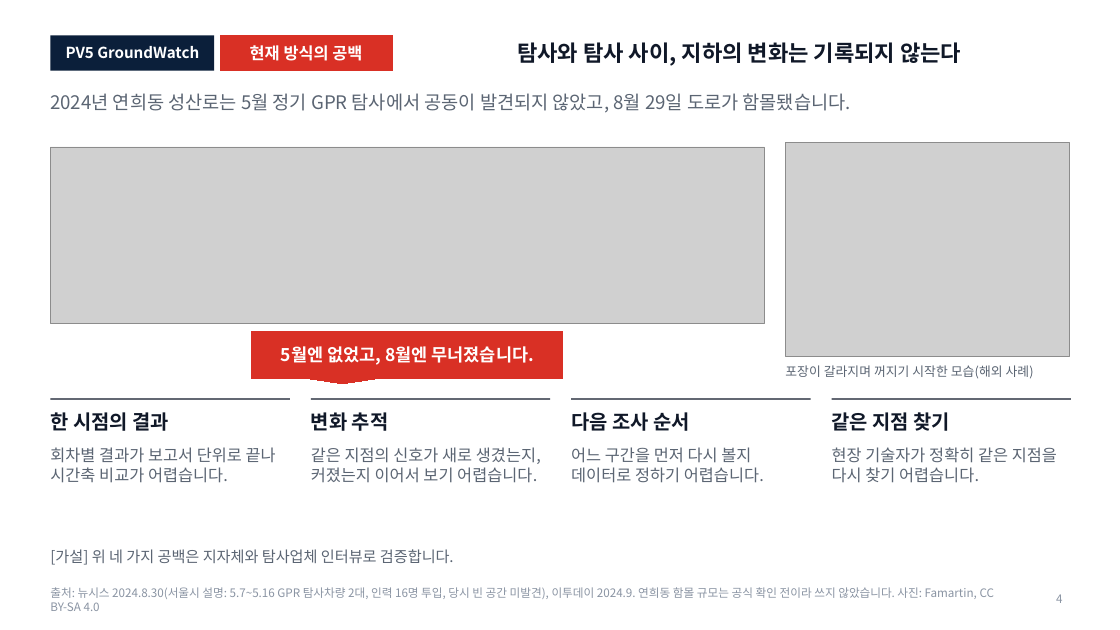
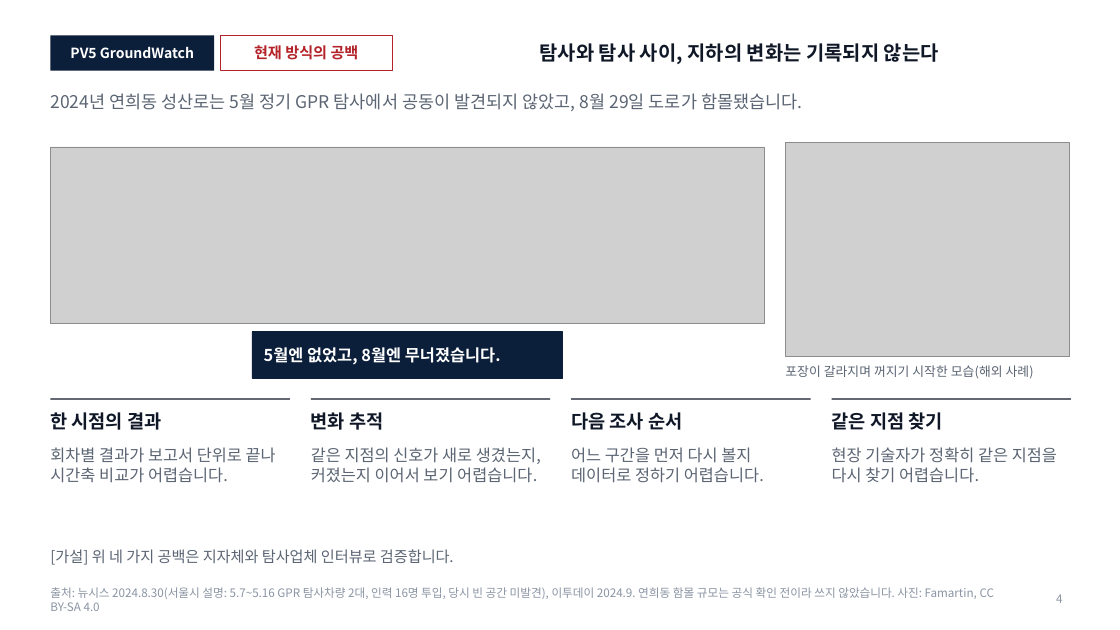
Before and after one commit to woojin-choe/pv5-hose-lab, a slide deck: slide 4 of groundwatch/PV5_GroundWatch.pptx. Drawn at 1120x630 pixels with LibreOffice and Linux fonts; fonts in the diff are those of the drawing; grey boxes stand for pictures. Boxes give left, top, right and bottom in pixels: in the first picture for what was removed or moved away, otherwise in the second. Text is boxed around its words. In the diff, an @@ line names an element or a change of style, - is before the commit and + after.

```diff
--- a/groundwatch/PV5_GroundWatch.pptx
+++ b/groundwatch/PV5_GroundWatch.pptx
@@ text "PV5 GroundWatch" at [70, 47, 194, 58]: size 13 to 12 pt @@
@@ rectangle "현재 방식의 공백" at [220, 35, 392, 71]: size 14 to 13 pt, text colour #FFFFFF to #B4232A; fill #D93025 to #FFFFFF; outline #D93025 0.75 pt to #B4232A 1 pt @@
@@ title "탐사와 탐사 사이, 지하의 변화는 ..." at [540, 43, 939, 64]: size 19 to 17 pt @@
@@ text "2024년 연희동 성산로는 5월 정기 ..." at [50, 93, 803, 111]: size 16 to 15 pt @@
@@ rectangle "5월엔 없었고, 8월엔 무너졌습니다." at [252, 332, 563, 378]: size 15 to 14 pt; alignment centre to left; speech box to rectangle; fill #D93025 to #0B1F3A; outline #D93025 0.75 pt to #0B1F3A 0.75 pt @@
@@ size 17 to 16 pt in 4 elements at [50, 412, 161, 430], [311, 412, 383, 430], [571, 412, 682, 430], [832, 412, 943, 430] @@
```
Also in this commit, not shown: 26 other slides changed, 38 other files.
